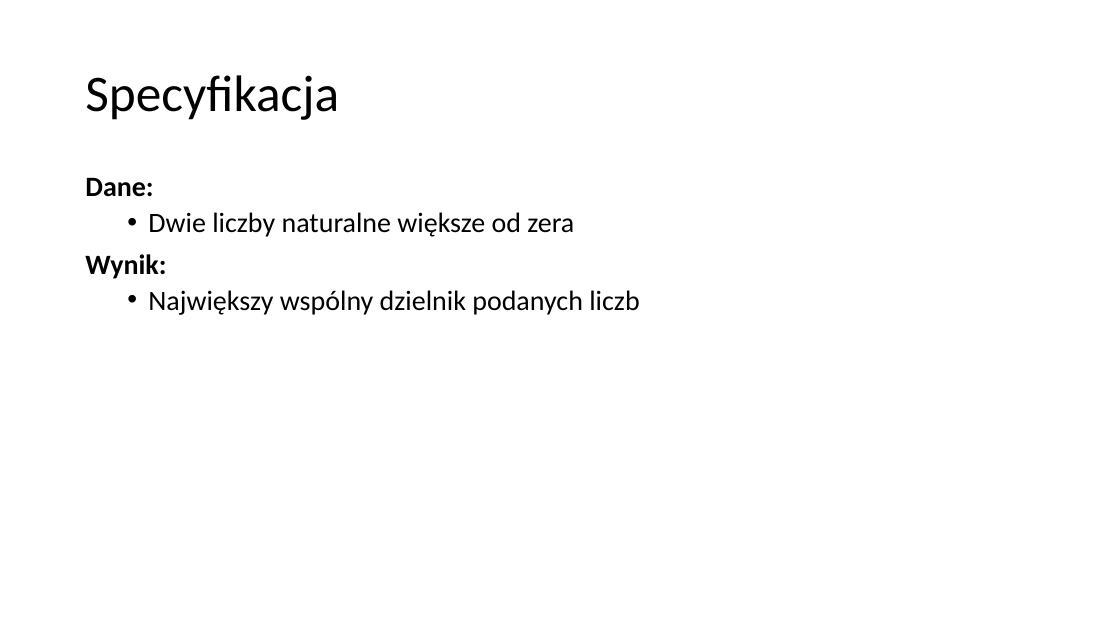
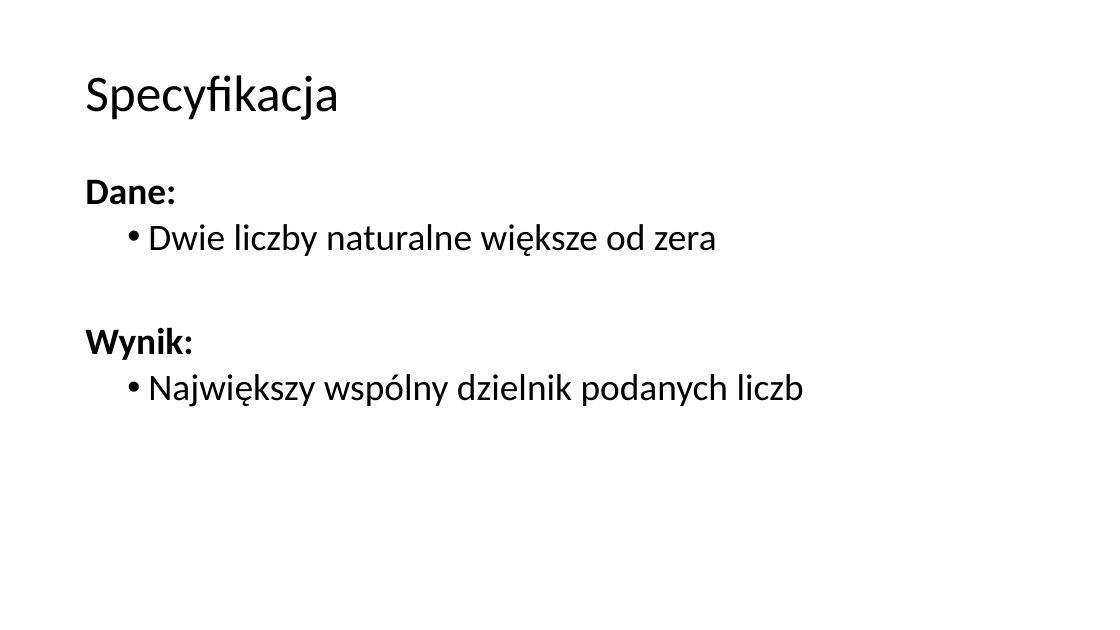
Before and after one commit to blackbat13/CS-HTiEW, a slide deck: slide 8 of Wprowadzenie do funkcji/IV. Wprowadzenie do funkcji/NWW i NWD.pptx. Drawn at 1120x630 pixels with LibreOffice and Linux fonts; fonts in the diff are those of the drawing. Boxes give left, top, right and bottom in pixels: in the first picture for what was removed or moved away, otherwise in the second. Text is boxed around its words. In the diff, an @@ line names an element or a change of style, - is before the commit and + after.

```diff
--- a/Wprowadzenie do funkcji/IV. Wprowadzenie do funkcji/NWW i NWD.pptx
+++ b/Wprowadzenie do funkcji/IV. Wprowadzenie do funkcji/NWW i NWD.pptx
@@ text "Dane:" at bbox=[85, 179, 804, 407]: size 24 to 32 pt @@
```
Also in this commit, not shown: 1 other slide changed, 4 other files.
